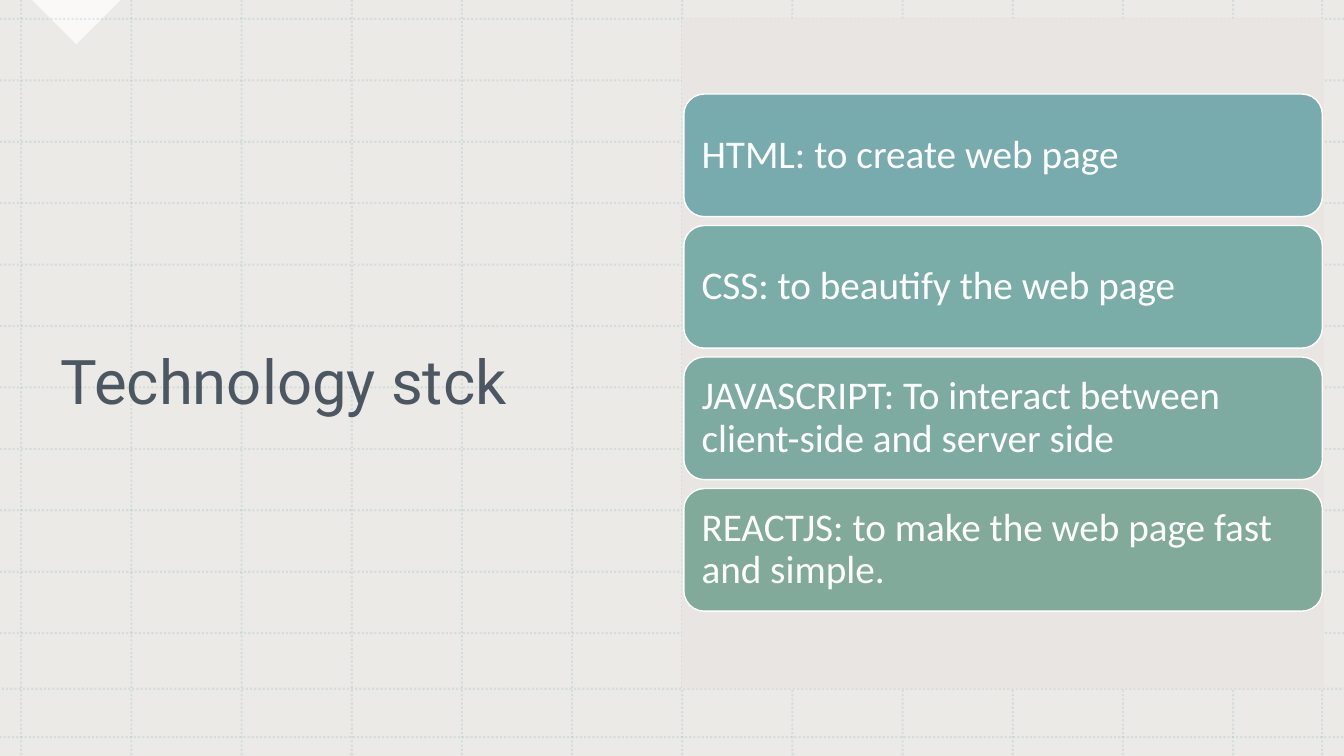
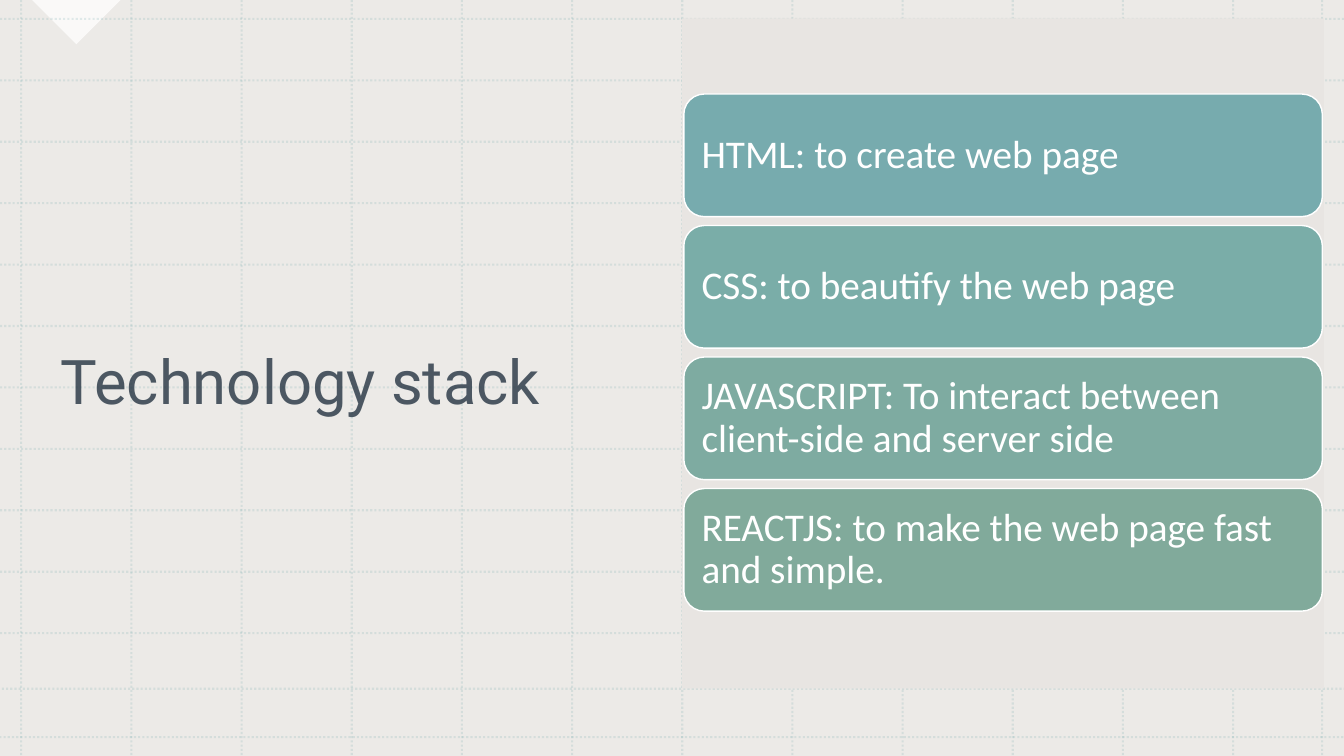
Before and after one commit to ctan24/Group-4-Project, a slide deck: slide 6 of group4.pptx. Drawn at 1344x756 pixels with LibreOffice and Linux fonts; fonts in the diff are those of the drawing. Boxes give left, top, right and bottom in pixels: in the first picture for what was removed or moved away, otherwise in the second. Text is boxed around its words. In the diff, an @@ line names an element or a change of style, - is before the commit and + after.

```diff
--- a/group4.pptx
+++ b/group4.pptx
@@ title at box(60, 358, 540, 418): text changed @@
-Technology stck
+Technology stack
```
Also in this commit, not shown: 1 other slide changed.
